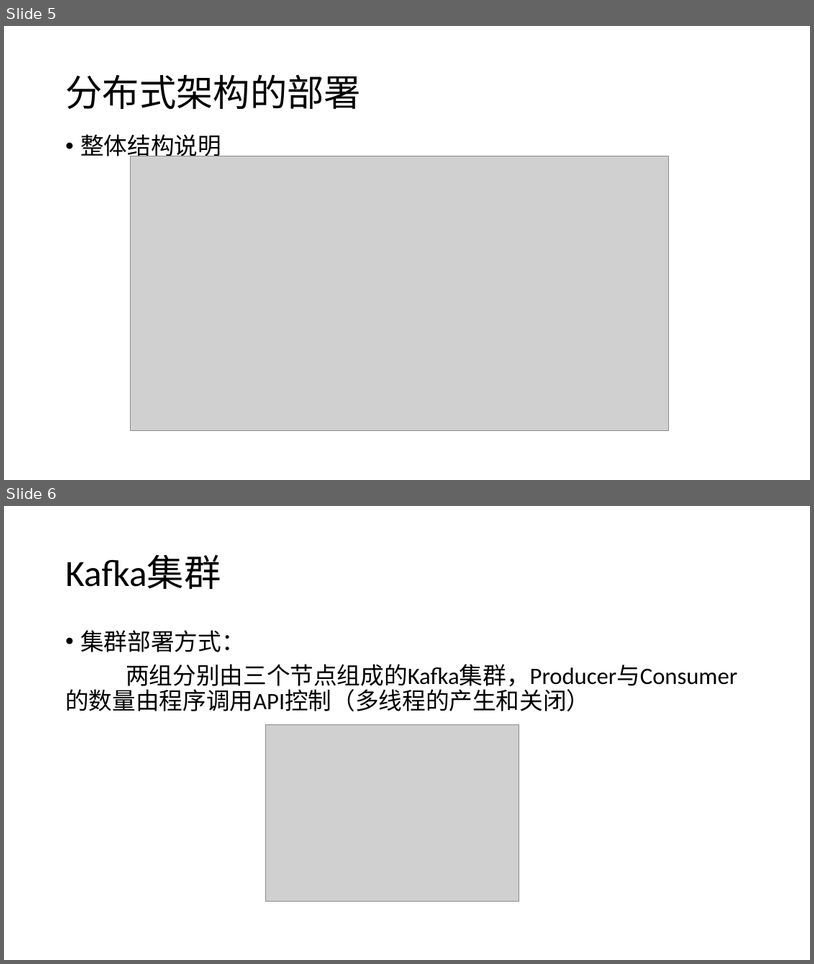
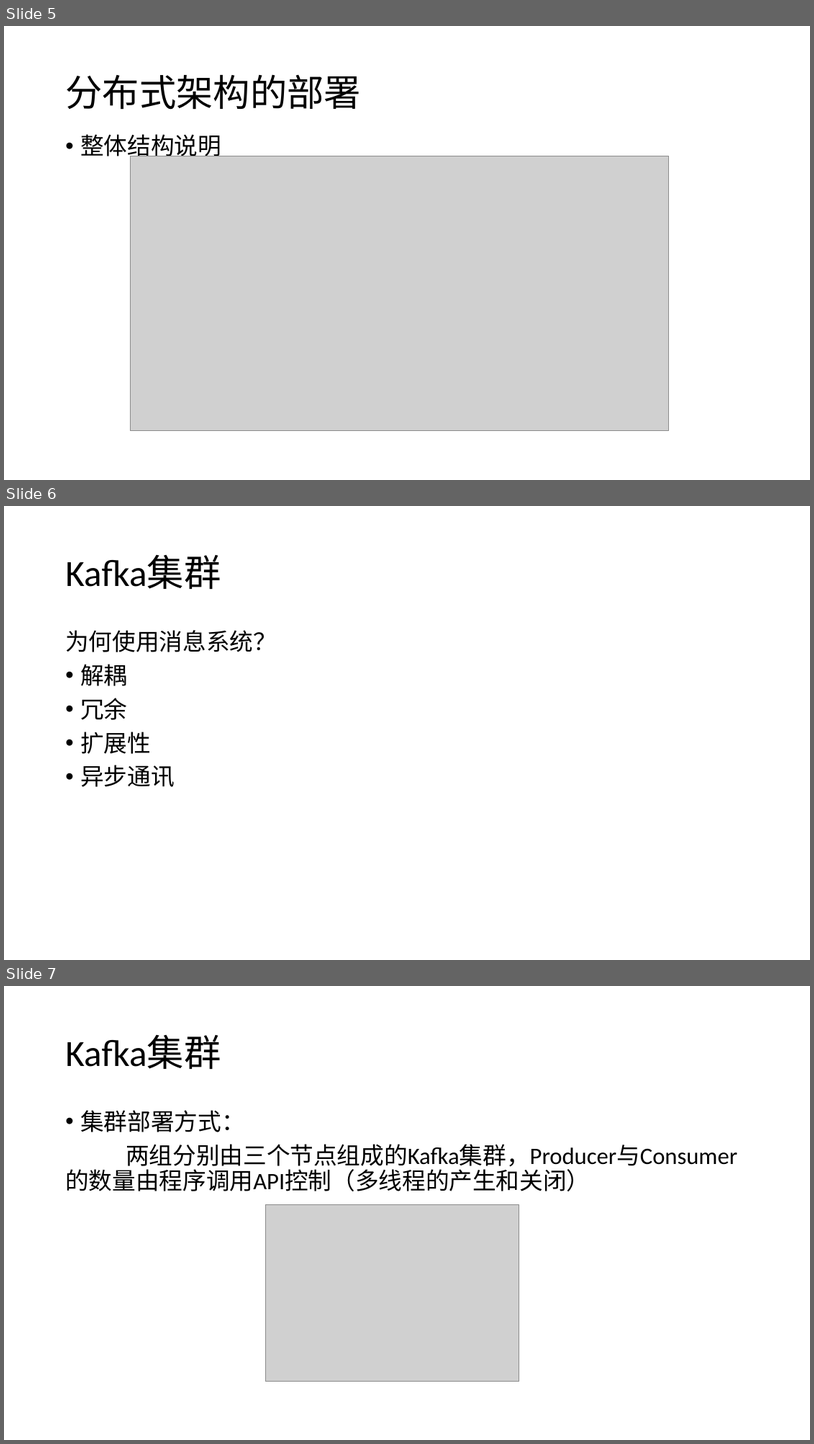
Before and after one commit to ryan255/graduation-thesis, a slide deck: 基于kafka的分布式存储架构应用研究.pptx. Shown one above the other, each under a label of ours: slides 5 and 6 before the commit, slides 5, 6 and 7 after it. The pictures are 814x964 and 814x1444 pixels, drawn with LibreOffice and Linux fonts; fonts in the diff are those of the drawing; grey boxes stand for pictures; background and template pictures are left out. Boxes give left, top, right and bottom in pixels: in the first picture for what was removed or moved away, otherwise in the second. Text is boxed around its words. In the diff, an @@ line names an element or a change of style, - is before the commit and + after.

```diff
--- a/基于kafka的分布式存储架构应用研究.pptx
+++ b/基于kafka的分布式存储架构应用研究.pptx
@@ slide 6 added at <box>4,506,810,960</box>, background picture (left out) @@
@@ title added at <box>65,555,221,589</box>, 44 pt, text #000000 @@
+Kafka集群
@@ text added at <box>65,630,277,787</box>, 28 pt, text #000000 @@
+为何使用消息系统？
+• 解耦
+• 冗余
+• 扩展性
+• 异步通讯
@@ what was slide 6 is now slide 7 @@
```
Also in this commit, not shown: 4 slides changed.
